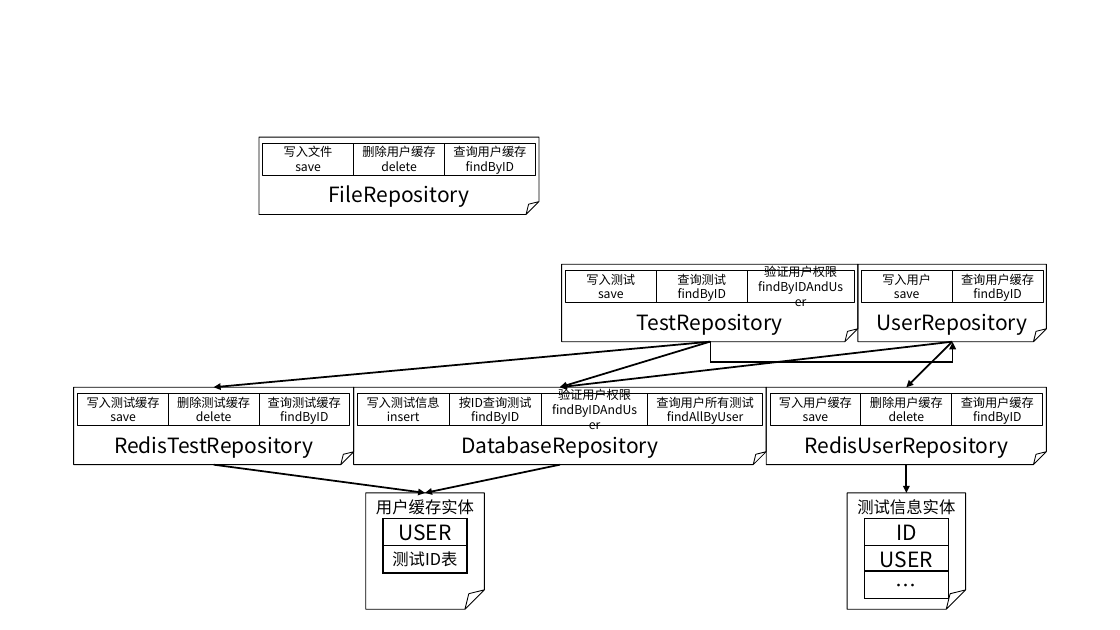
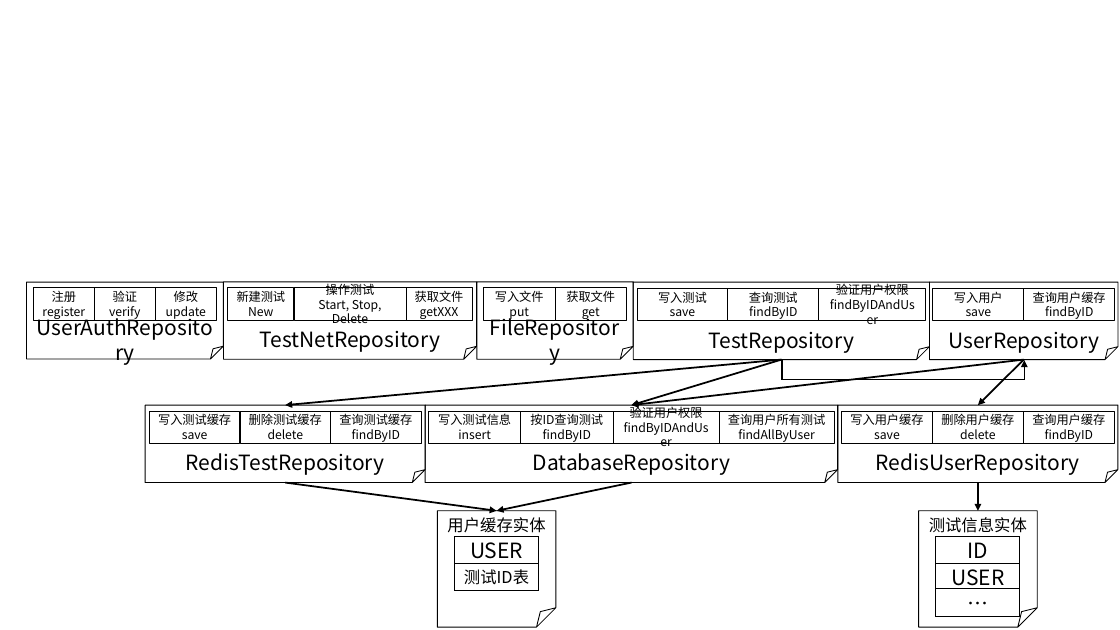
Before and after one commit to WuXiSTC/ServiceCenter, a slide deck: slide 4 of 设计图.pptx. Drawn at 1120x630 pixels with LibreOffice and Linux fonts; fonts in the diff are those of the drawing. Boxes give left, top, right and bottom in pixels: in the first picture for what was removed or moved away, otherwise in the second. Text is boxed around its words. In the diff, an @@ line names an element or a change of style, - is before the commit and + after.

```diff
--- a/设计图.pptx
+++ b/设计图.pptx
@@ rectangle removed at <box>354,143,444,176</box> @@
-删除用户缓存
-delete
@@ rectangle removed at <box>444,143,535,176</box> @@
-查询用户缓存
-findByID
@@ group added at <box>27,282,223,360</box>: 3 rectangles, 1 folded corner @@
+UserAuthRepository
+验证
+verify
+修改
+update
+注册
+register
@@ group added at <box>223,282,476,360</box>: 3 rectangles, 1 folded corner @@
+TestNetRepository
+操作测试
+Start, Stop, Delete
+获取文件
+getXXX
+新建测试
+New
@@ folded corner "FileRepository": place and size @@
-folded corner "FileRepository" at <box>259,137,539,214</box>
+folded corner "FileRepository" at <box>477,282,634,360</box>
@@ rectangle "写入文件": place and size @@
-rectangle "写入文件" at <box>263,143,354,176</box>
+rectangle "写入文件" at <box>484,288,555,321</box>
@@ rectangle added at <box>555,288,627,321</box>, outline #000000 0.75 pt, 10.5 pt, text #000000 @@
+获取文件
+get
@@ 5 rectangles, 2 folded corners: place and size @@
-5 rectangles, 2 folded corners at <box>562,265,1046,342</box>
+5 rectangles, 2 folded corners at <box>634,282,1118,360</box>
@@ text in rectangle at <box>509,307,529,320</box>: text changed @@
-save
+put
@@ 2 folded corners, 2 arrows: place and size @@
-2 folded corners, 2 arrows at <box>213,342,1046,610</box>
+2 folded corners, 2 arrows at <box>286,360,1118,628</box>
@@ 15 rectangles, 5 arrows, 3 folded corners, 1 elbow arrow: place and size @@
-15 rectangles, 5 arrows, 3 folded corners, 1 elbow arrow at <box>74,341,1043,610</box>
+15 rectangles, 5 arrows, 3 folded corners, 1 elbow arrow at <box>145,359,1114,628</box>
```
Also in this commit, not shown: 1 other file.
